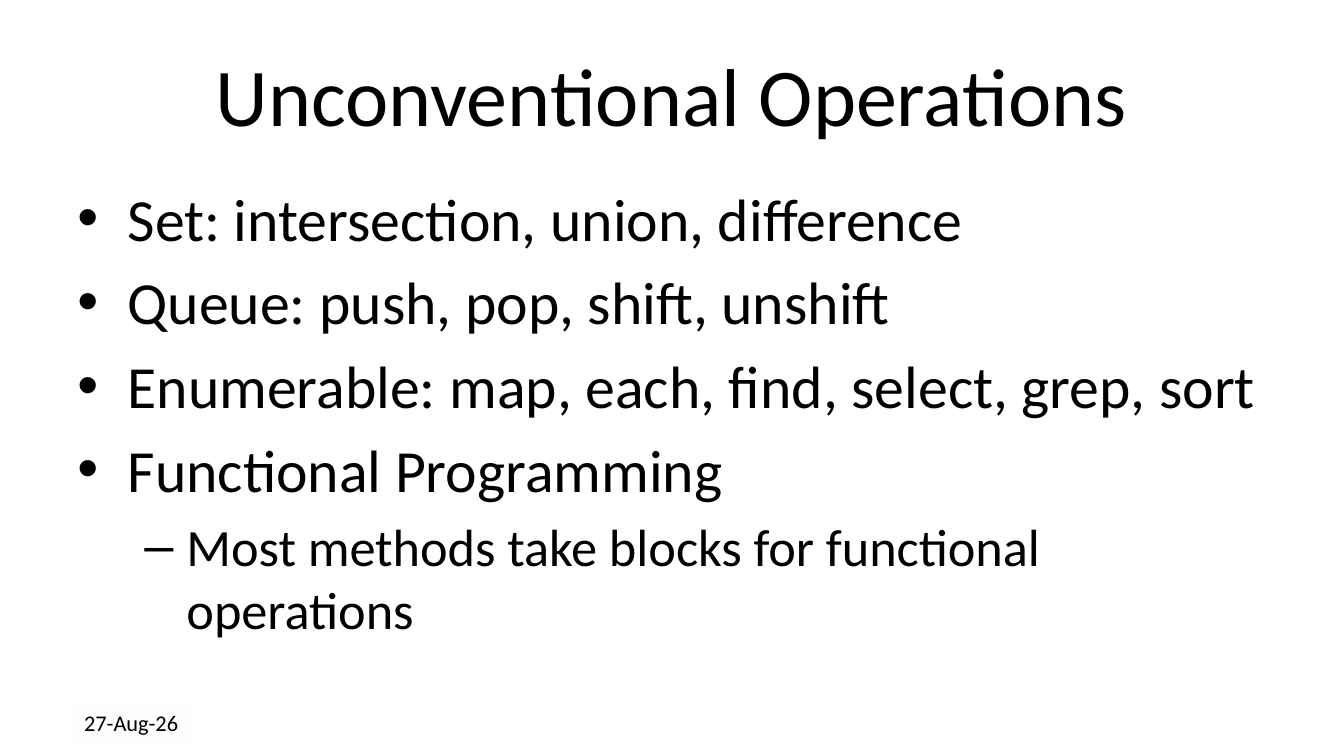
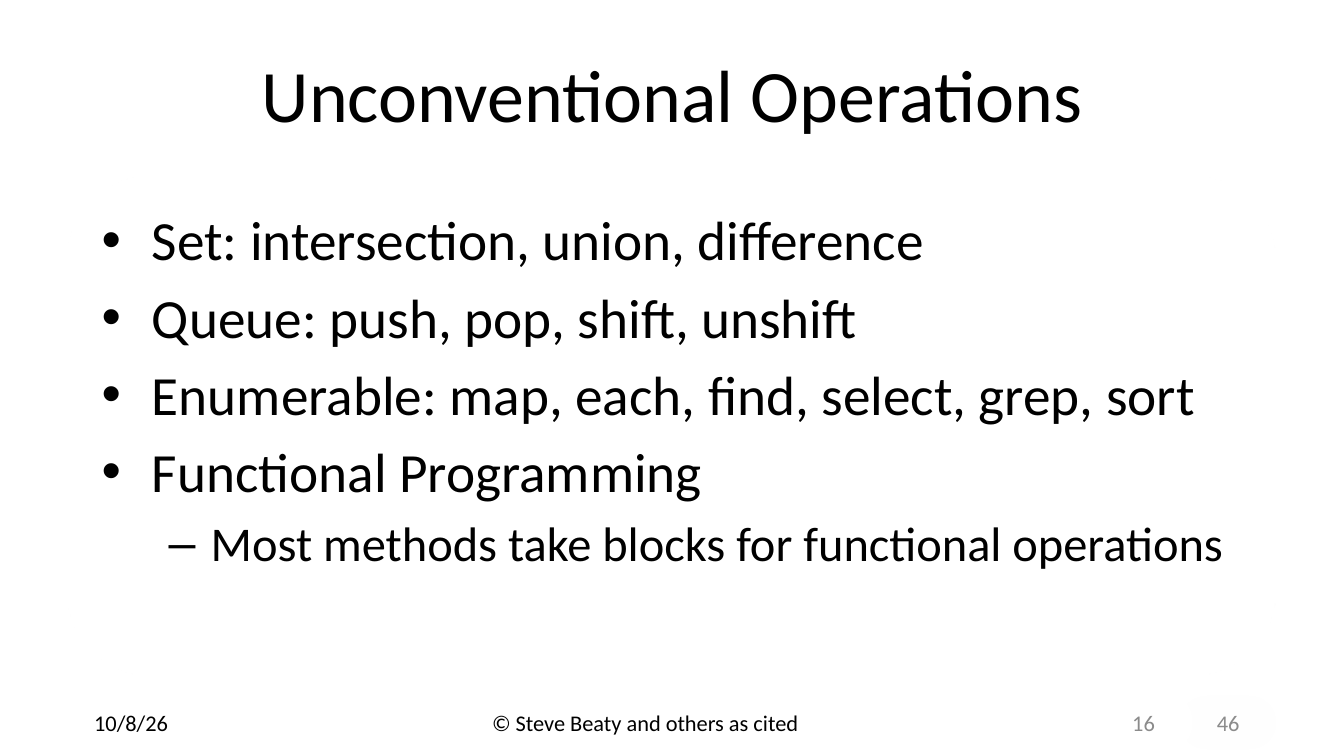
Before and after one commit to drb80/WebAppDev, a slide deck: slide 16 of Slides/Chapter02.pptx. Drawn at 1344x756 pixels with LibreOffice and Linux fonts; fonts in the diff are those of the drawing; background and template pictures are left out. Boxes give left, top, right and bottom in pixels: in the first picture for what was removed or moved away, otherwise in the second. Text is boxed around its words. In the diff, an @@ line names an element or a change of style, - is before the commit and + after.

```diff
--- a/Slides/Chapter02.pptx
+++ b/Slides/Chapter02.pptx
@@ title "Unconventional Operations" at <box>262,70,1082,134</box>: size 58.7 to 52.8 pt @@
@@ text "Set: intersection, union, difference" at <box>152,221,1222,569</box>: size 42.7 to 39.5 pt in "Set: intersection, union, difference", "Queue: push, pop, shift, unshift", "Enumerable: map, each, find, select, grep, sort", "Functional Programming"; size 37.3 to 34.5 pt in "Most methods take blocks for functional operations" @@
@@ text removed at <box>84,716,178,735</box> @@
-27-Aug-26
@@ text added at <box>94,715,168,732</box>, 16 pt, text #000000 @@
+10/8/26
@@ text added at <box>516,715,798,735</box>, 16 pt, text #000000 @@
+© Steve Beaty and others as cited
@@ page number added at <box>1132,716,1155,731</box>, 16 pt, text #8C8C8C @@
+16
@@ text added at <box>1217,716,1240,731</box>, 16 pt, text #8C8C8C @@
+46
```
Also in this commit, not shown: 39 other slides changed, 6 slides added, 6 slides removed, 8 other files.
